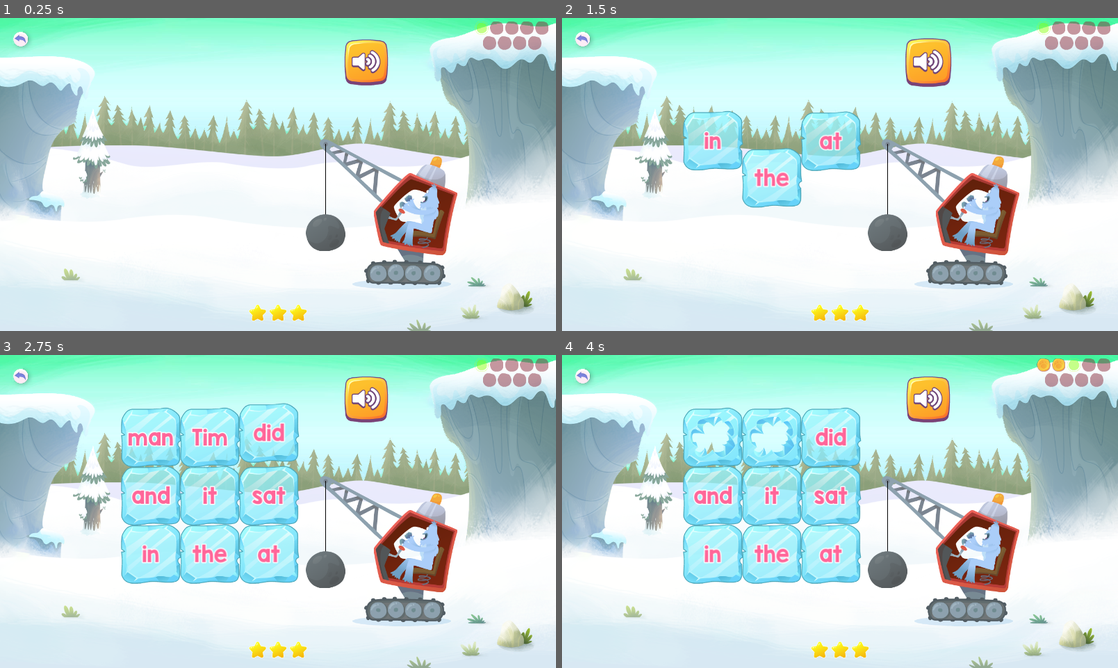
Above: before the commit, frames 1-4 (two rows, left to right).
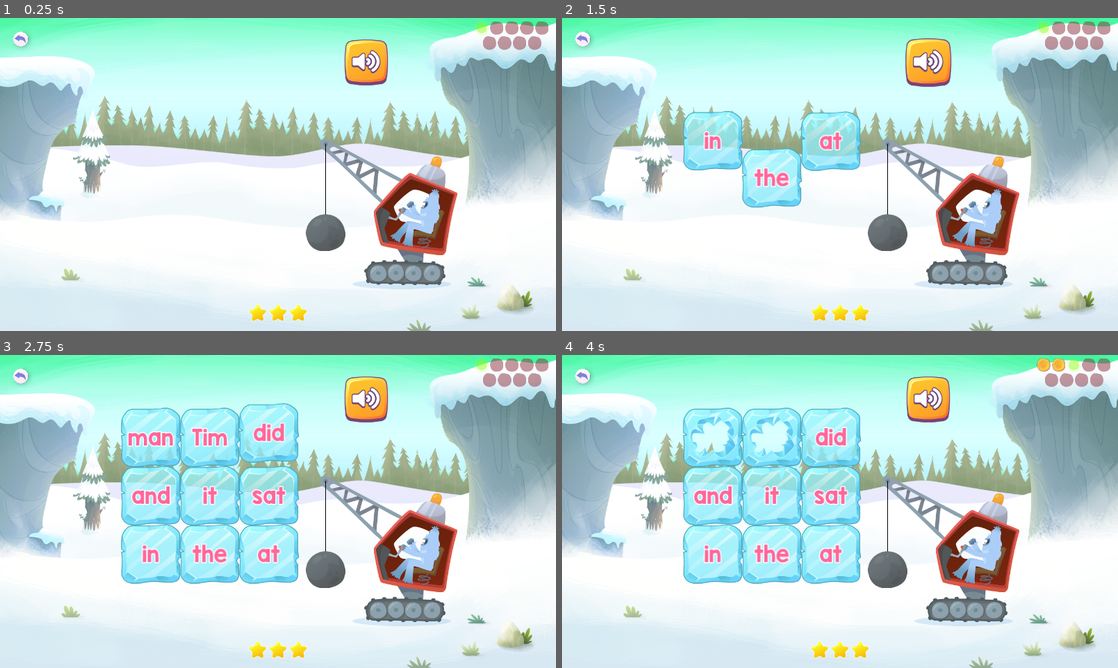
Above: after the commit, the same moments.

Repository: anatolbogun/knock-it-down-godot-port
Game: Godot game, scene res://src/game_states/main_game_state.tscn
Two runs of this game, one before a commit and one after it. Both use one fixed random seed, a clock stepped at 60 frames per second and the inputs below.
Inputs (mouse positions are in pixels of both pictures, inside the frame that each line leads up to):
- Up to frame 1 (0.25 s): no input
- Up to frame 2 (1.5 s): click (928, 61) at 0.5 s; click "in" at 1.25 s
- Up to frame 3 (2.75 s): click "man" at 2 s
- Up to frame 4 (4 s): click "man" at 2.75 s; click "Tim" at 3.5 s

The runs differ from the first frame. In frame 1, 0.3% of the frame differs, in the area x 71-80%, y 52-74%; in frame 2, 0.3%; in frame 3, 0.3%; in frame 4, 0.3%.

Commit message:
more yeti repositioning

Diff:
--- a/src/actors/yeti.tscn
+++ b/src/actors/yeti.tscn
@@ -54,35 +54,34 @@
 [node name="Yeti" type="Node2D" parent="."]
 
 [node name="ArmRight" type="Sprite2D" parent="Yeti"]
-position = Vector2(34, 9)
+position = Vector2(39, 24)
 texture = ExtResource("2_srefm")
 offset = Vector2(-28, -13)
 
 [node name="Leg" type="Sprite2D" parent="Yeti"]
-position = Vector2(36, 58)
+position = Vector2(36, 60)
 texture = ExtResource("6_kxkc0")
 offset = Vector2(-32, 11)
 
 [node name="Body" type="Sprite2D" parent="Yeti"]
-position = Vector2(33, 56)
+position = Vector2(34, 65)
 texture = ExtResource("3_skvwv")
 offset = Vector2(0, -29)
 
 [node name="Head" type="Node2D" parent="Yeti"]
-position = Vector2(35, 0)
+position = Vector2(36, 13)
 
 [node name="HeadSad" type="Sprite2D" parent="Yeti/Head"]
-visible = false
-position = Vector2(39, -1)
 texture = ExtResource("5_fybnk")
 offset = Vector2(-1, -21)
 
 [node name="HeadHappy" type="Sprite2D" parent="Yeti/Head"]
+position = Vector2(2.08165e-12, 2.08165e-12)
 texture = ExtResource("4_wqcy7")
 offset = Vector2(-1, -21)
 
 [node name="ArmLeft" type="Sprite2D" parent="Yeti"]
-position = Vector2(43, 13)
+position = Vector2(46, 27)
 texture = ExtResource("1_wgrgd")
 offset = Vector2(-39, -7)
 
